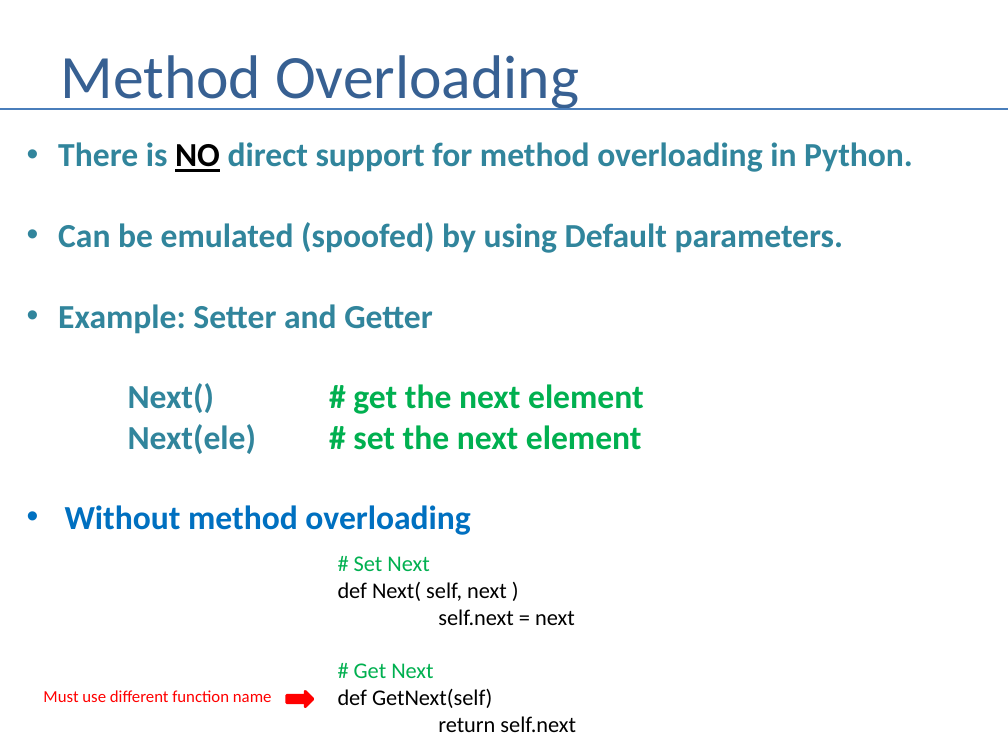
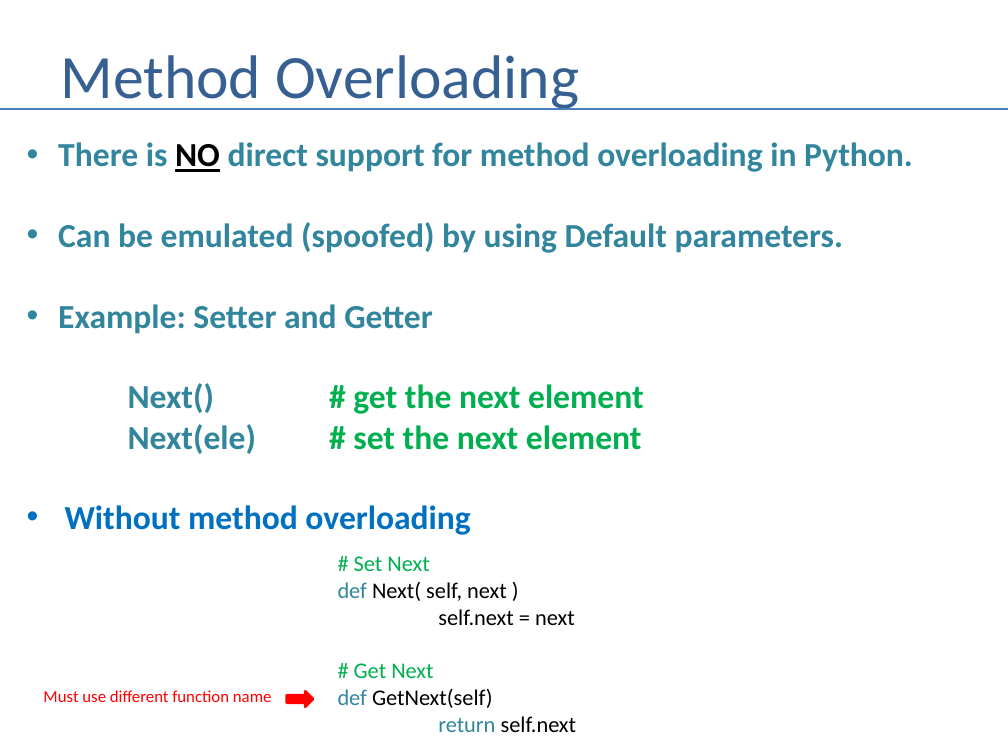
Before and after one commit to andrewferlitsch/Portland-Data-Science-Group, a slide deck: slide 5 of Presentations/Python - OOP.pptx. Drawn at 1008x756 pixels with LibreOffice and Linux fonts; fonts in the diff are those of the drawing. Boxes give left, top, right and bottom in pixels: in the first picture for what was removed or moved away, otherwise in the second. Text is boxed around its words. In the diff, an @@ line names an element or a change of style, - is before the commit and + after.

```diff
--- a/Presentations/Python - OOP.pptx
+++ b/Presentations/Python - OOP.pptx
@@ text at (338, 582, 577, 732): text colour #000000 to #31859C in "def", "def", "return" @@
```
Also in this commit, not shown: 5 other slides changed, 1 other file.
